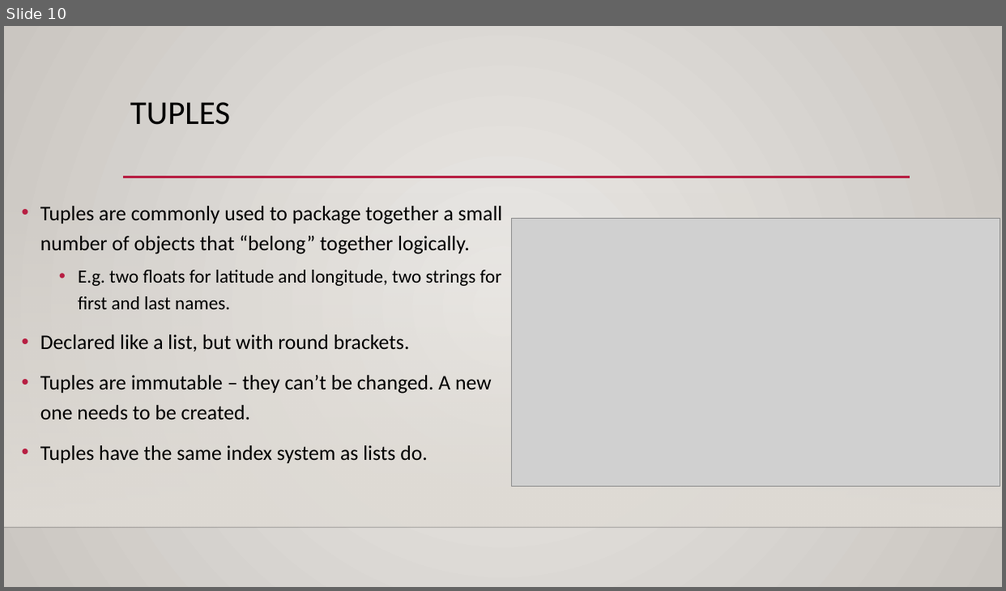
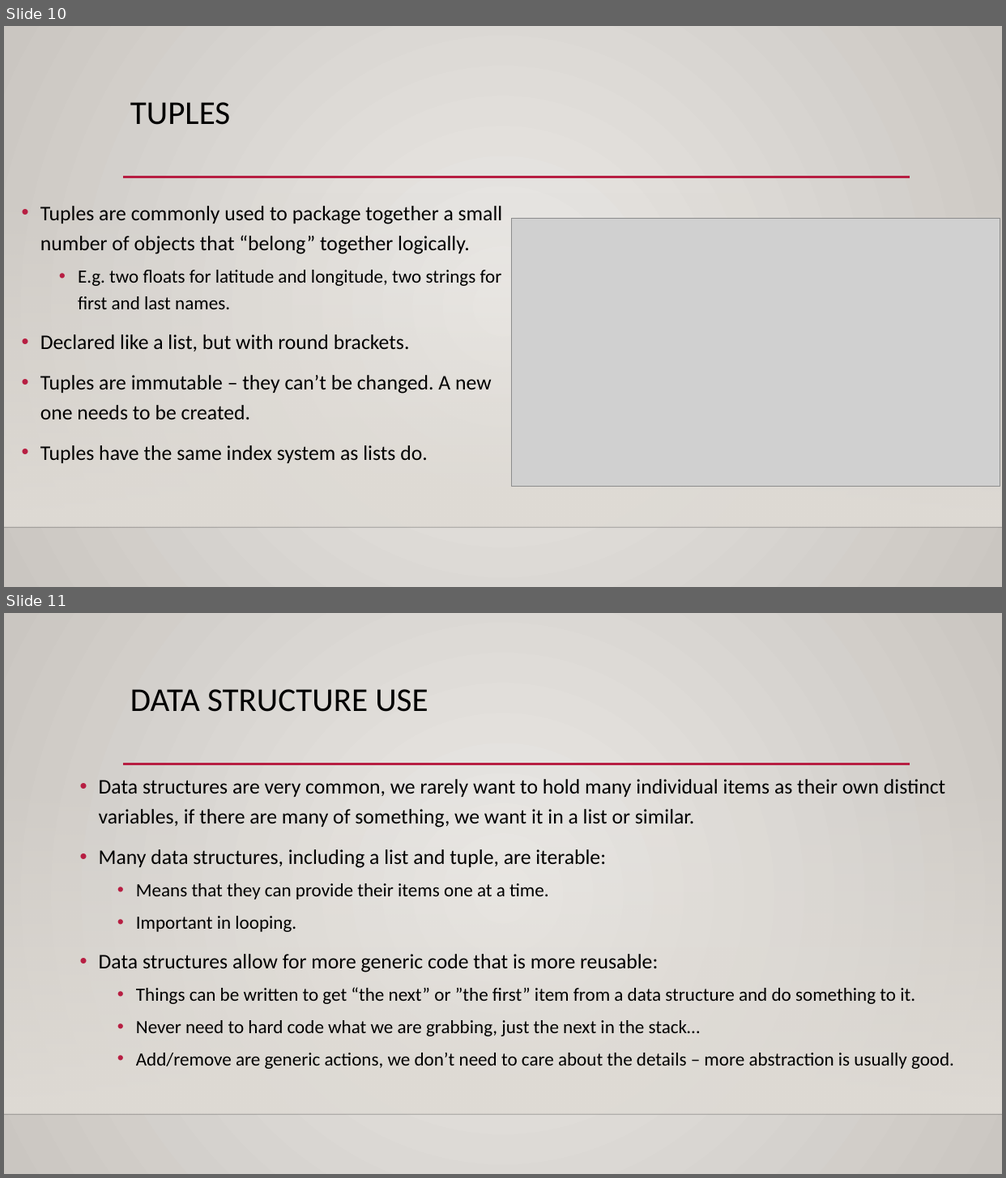
Before and after one commit to okohnkay/Programming_Basics_for_ML, a slide deck: course_material/slides/002_vars_and_control.pptx. Shown one above the other, each under a label of ours: slide 10 before the commit, slides 10 and 11 after it. The pictures are 1006x591 and 1006x1178 pixels, drawn with LibreOffice and Linux fonts; fonts in the diff are those of the drawing; grey boxes stand for pictures; background and template pictures are left out. Boxes give left, top, right and bottom in pixels: in the first picture for what was removed or moved away, otherwise in the second. Text is boxed around its words. In the diff, an @@ line names an element or a change of style, - is before the commit and + after.

```diff
--- a/course_material/slides/002_vars_and_control.pptx
+++ b/course_material/slides/002_vars_and_control.pptx
@@ slide 11 added at [4, 613, 1002, 1174], background gradient #ECEAE7 to #CAC7C1; not listed: 3 template elements that a slide beside it also shows @@
@@ title added at [130, 689, 428, 712], 32 pt, text #000000 @@
+DATA STRUCTURE USE
@@ text added at [99, 779, 954, 1069], 18 pt, text #000000 @@
+• Data structures are very common, we rarely want to hold many individual items as their own distinct variables, if there are many of something, we want it in a list or similar.
+• Many data structures, including a list and tuple, are iterable:
+  • Means that they can provide their items one at a time.
+  • Important in looping.
+• Data structures allow for more generic code that is more reusable:
+  • Things can be written to get “the next” or ”the first” item from a data structure and do something to it.
+  • Never need to hard code what we are grabbing, just the next in the stack…
+  • Add/remove are generic actions, we don’t need to care about the details – more abstraction is usually good.
```
Also in this commit, not shown: 1 slide changed, 1 other slide added, 1 slide removed.
